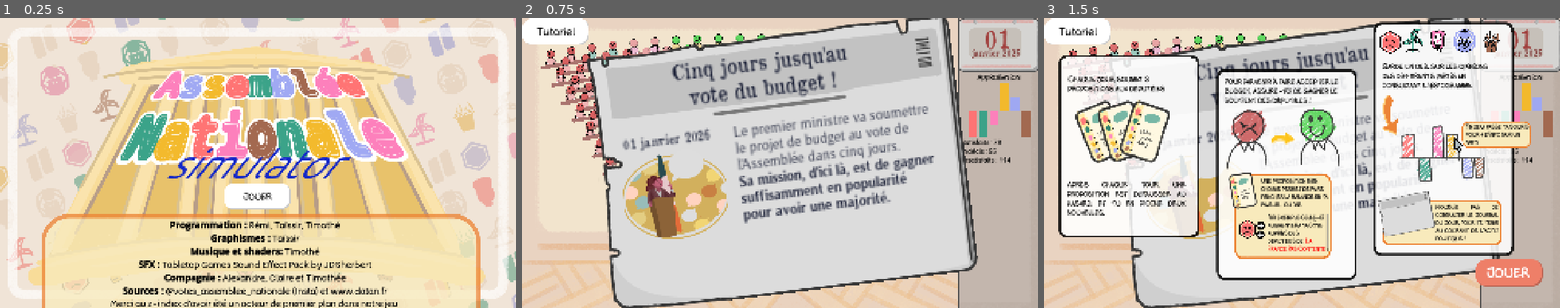
Above: before the commit, frames 1-3 (left to right).
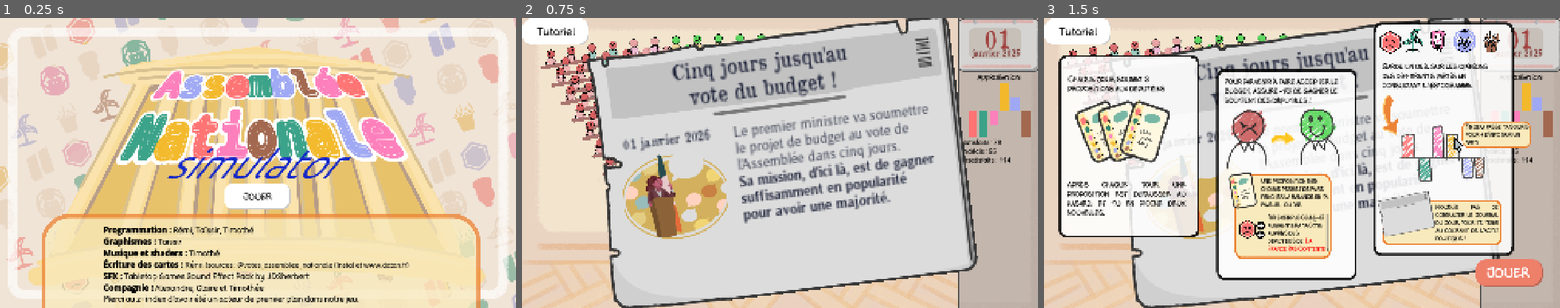
Above: after the commit, the same moments.

Repository: remimorvan/assemblee-nationale-simulator
Game: Godot game, scene res://scenes/begin_screen.tscn
The game is run twice, just before and just after one commit, with the same random seed, the same clock (stepped at 60 frames per second) and the same inputs.
Inputs:
- Up to frame 1 (0.25 s): no input
- Up to frame 2 (0.75 s): click "Jouer" at 0.5 s
- Up to frame 3 (1.5 s): click "[color=black][font_size=40]Tu…" at 1.25 s

The runs differ from the first frame. In frame 1, 6.4% of the frame differs, in the area x 20-80%, y 69-100%; in frame 2, nothing differs; in frame 3, nothing differs.

Commit message:
+ crédits

Diff:
--- a/scenes/begin_screen.tscn
+++ b/scenes/begin_screen.tscn
@@ -59,22 +59,21 @@
 anchor_top = 0.5
 anchor_right = 1.0
 anchor_bottom = 0.5
-offset_left = -12.0
-offset_top = 158.0
-offset_right = -12.0
-offset_bottom = 544.0
+offset_left = 383.0
+offset_top = 185.0
+offset_right = -387.0
+offset_bottom = 571.0
 grow_horizontal = 2
 theme_override_fonts/normal_font = ExtResource("2_4wclw")
 bbcode_enabled = true
-text = "[color=black][font_size=34][b]
+text = "[color=black][font_size=30][b]
 Programmation :[/b] Rémi, Taïssir, Timothé
 [b]Graphismes :[/b] Taïssir
-[b]Musique et shaders:[/b] Timothé
+[b]Musique et shaders :[/b] Timothé
+[b]Écriture des cartes :[/b] Rémi [font_size=26](sources : @votes_assemblee_nationale (Insta) et www.datan.fr)[font_size=30]
 [b]SFX :[/b] Tabletop Games Sound Effect Pack by JDSherbert
 [b]Compagnie :[/b] Alexandre, Claire et Timothée
-[b]Sources :[/b] @votes_assemblee_nationale (Insta) et www.datan.fr
 Merci au z-index d'avoir été un acteur de premier plan dans notre jeu."
 fit_content = true
-horizontal_alignment = 1
 
 [connection signal="pressed" from="TextureButton" to="." method="_on_texture_button_pressed"]
Not shown: 1 places in scenes/begin_screen.tscn that only renumber resources
Not shown: 1 places in scenes/card.tscn that only renumber resources
Not shown: 1 places in scenes/hemicycle.tscn that only renumber resources
Not shown: 1 places in scenes/journal.tscn that only renumber resources
Not shown: 1 places in scenes/looser_screen.tscn that only renumber resources
Not shown: 1 places in scenes/mp.tscn that only renumber resources
Not shown: 1 places in scenes/player.tscn that only renumber resources
Not shown: 1 places in scenes/victory_screen.tscn that only renumber resources
